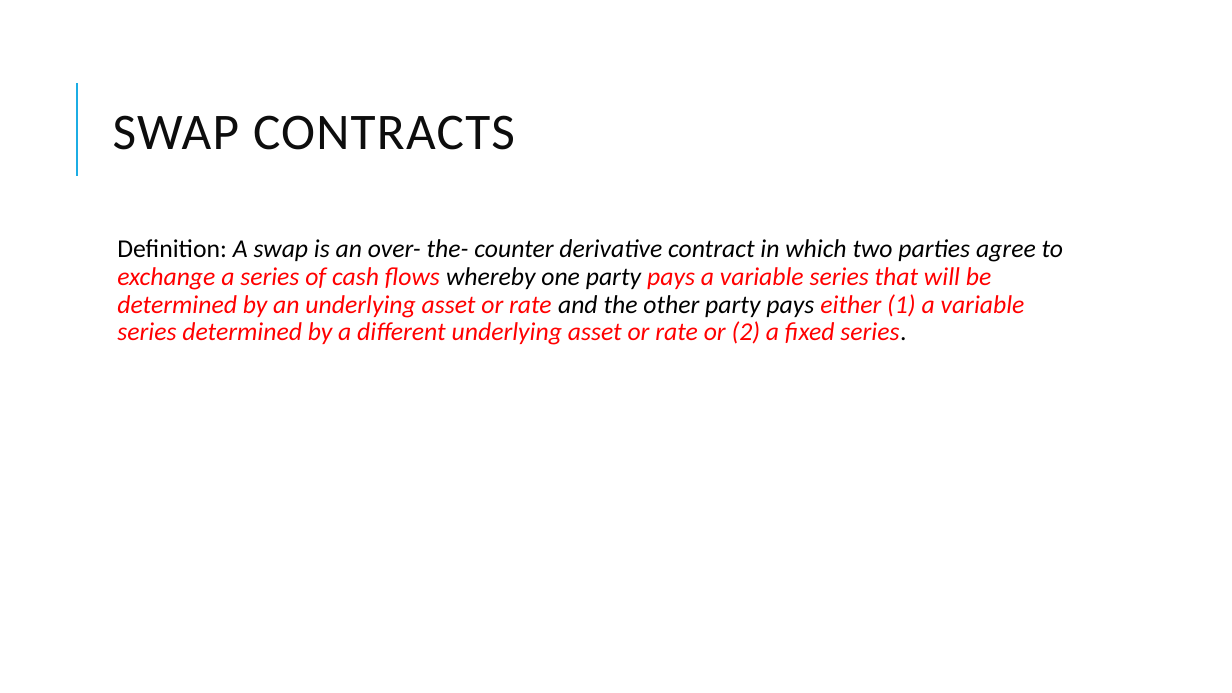
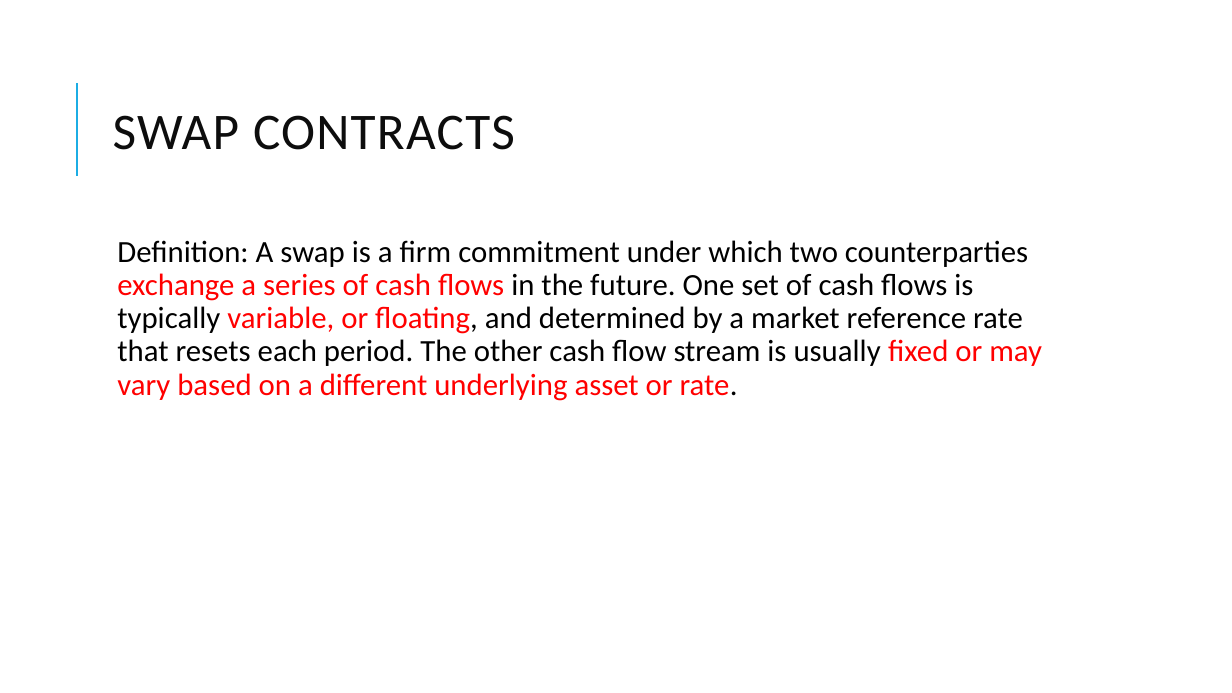
Before and after one commit to Isco0530/data, a slide deck: slide 19 of Derivatives.pptx. Drawn at 1232x693 pixels with LibreOffice and Linux fonts; fonts in the diff are those of the drawing. Boxes give left, top, right and bottom in pixels: in the first picture for what was removed or moved away, otherwise in the second. Text is boxed around its words. In the diff, an @@ line names an element or a change of style, - is before the commit and + after.

```diff
--- a/Derivatives.pptx
+++ b/Derivatives.pptx
@@ text at (117,240,1042,401): text changed; size 20 to 24 pt; text colour #FF0000 to #000000; italic off @@
-  Definition: A swap is an over- the- counter derivative contract in which two parties agree to exchange a series of cash flows whereby one party pays a variable series that will be determined by an underlying asset or rate and the other party pays either (1) a variable series determined by a different underlying asset or rate or (2) a fixed series.
+  Definition: A swap is a firm commitment under which two counterparties exchange a series of cash flows in the future. One set of cash flows is typically variable, or floating, and determined by a market reference rate that resets each period. The other cash flow stream is usually fixed or may vary based on a different underlying asset or rate.
```
Also in this commit, not shown: 12 other slides changed, 2 slides added.
